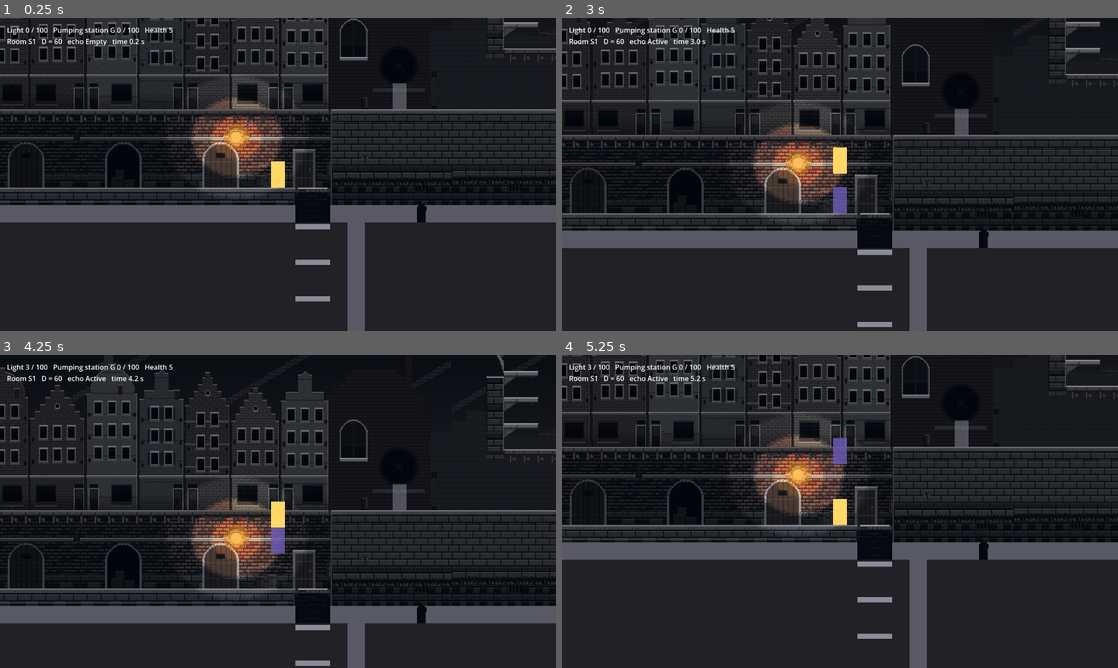
Above: before the commit, frames 1-4 (two rows, left to right).
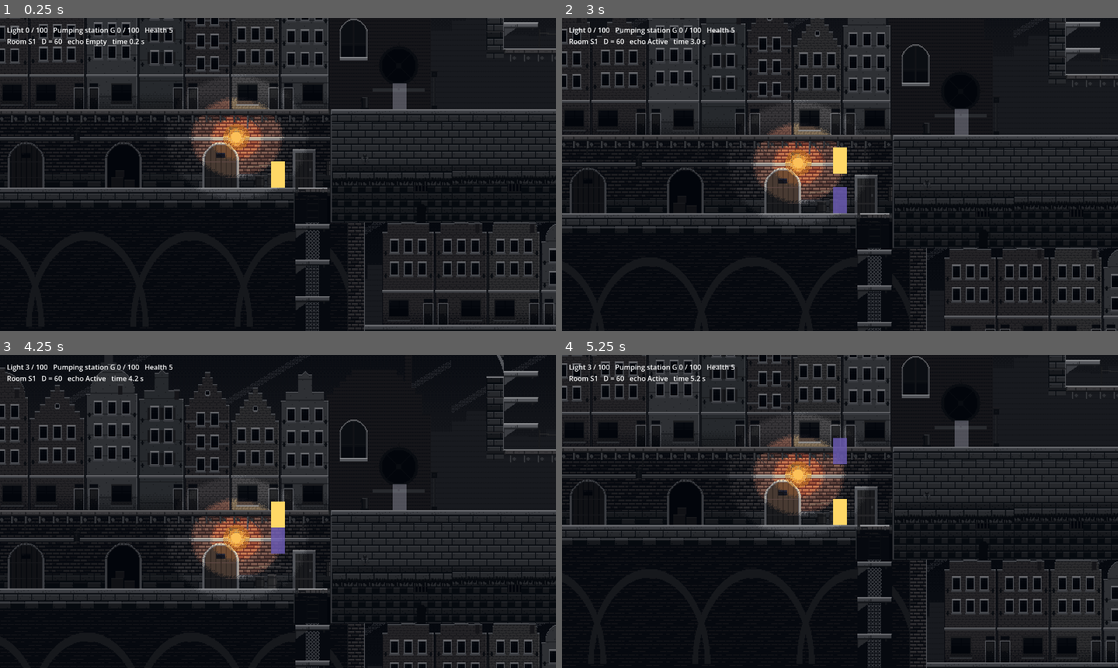
Above: after the commit, the same moments.

Repository: cesarvangerwen-glitch/echoborn
Game: Godot game, scene res://levels/kadewijk/kadewijk.tscn
Two runs of this game, one before a commit and one after it. Both use one fixed random seed, a clock stepped at 60 frames per second and the inputs below. This scene is started directly instead of the project's main scene.
Inputs (mouse positions are in pixels of both pictures, inside the frame that each line leads up to):
- Up to frame 1 (0.25 s): no input
- Up to frame 2 (3 s): tap Enter (p2_join) at 0.5, 2.75 s; move the mouse to (962, 158) at 0.52 s; hold D 0.53-1.25 s; tap E (p1_attack) at 0.6 s; click (962, 158) at 0.67 s; tap Space at 0.77, 2 s; drag from (728, 190) to (734, 64) at 1.27 s; move the mouse to (895, 105) at 2.02 s; hold A 2.03-2.75 s; tap Ctrl (p2_attack) at 2.1 s; drag from (812, 237) to (673, 127) at 2.77 s
- Up to frame 3 (4.25 s): move the mouse to (444, 558) at 3.52 s; hold D from 3.53 s (still down); hold Backspace (p2_leave) from 3.53 s (still down); tap Space at 3.77 s
- Up to frame 4 (5.25 s): release D at 4.25 s; release Backspace (p2_leave) at 4.25 s; drag from (673, 464) to (756, 433) at 4.27 s; move the mouse to (867, 511) at 5.02 s; hold D from 5.03 s (still down); tap 2 at 5.1 s; click (867, 511) at 5.17 s

The runs differ from the first frame. In frame 1, 26% of the frame differs, in the area x 0-100%, y 59-100%; in frame 2, 21%; in frame 3, 13%; in frame 4, 24%.

Commit message:
[technical-artist] Art-koppeling deel 5: S8 en S9, deuren en hoogwater als vaste stukken, fps_vol rad (#226)
- S8 en S9 krijgen een node Art (lagen uit het manifest; S9 4160 px, één
  Sprite2D per laag). In S8 gaan de placeholders Spuigat1/2 uit.
- Vaste stukken (DeurLinks, DeurRechts, Hoogwater) zijn zichtbaar zolang hun
  blok collision heeft (set_door, START_OPEN, s = 2 ook na laden).
- De eenrichtingsstukken van S9 per D komen via het manifest.
- Rad: fps_vol (6) zodra het gemaal vol is (set_vol in kadewijk_object.gd).
- test_kadewijk_art.gd: S8/S9 bij D = 60/90/120/180; blokken met een vast
  stuk vallen buiten de kolomregel van speelvlak (hun stuk wordt in 2b
  getoetst), START_OPEN begint zonder collision; deuren S8, hoogwater S9
  (dicht, s = 2, save 200 en 100), rad fps/fps_vol.

Co-Authored-By: Claude Opus 5.5 <noreply@anthropic.com>
Claude-Session: https://claude.ai/code/session_01L3XQzdriNtvnGNbD7MXBzF

Diff:
--- a/game/levels/kadewijk/kadewijk_art.gd
+++ b/game/levels/kadewijk/kadewijk_art.gd
@@ -21,6 +21,10 @@
 ##   linksboven op het blok met dezelfde naam uit `Layout.blocks(kamer_id, D)`,
 ##   met `region` = de maat van het blok, begrensd tot de texture. Geen blok bij
 ##   deze D (het B3-blok bij D ≤ 60): geen stuk. Na `Speelvlak` in de boom, z −10.
+##   Een stuk is zichtbaar zolang zijn blok collision heeft (deel 5 §12.2: de
+##   deuren van S8 via `Kadewijk.set_door`, `DeurRechts` begint open
+##   (`Layout.START_OPEN`); het `Hoogwater` van S9 gaat weg bij `s = 2`, ook na
+##   laden). Dat volgt `_process` uit het blok, zonder signaal van de GP.
 ## - Extra lagen (manifest `kamers.<naam>.extra`, deel 4 §11.3: in S6
 ##   `gemaal_aan` voor trap 1): een `Sprite2D` met die naam, linksboven op de
 ##   kamer, z uit het manifest, standaard uit. `set_extra(naam, aan)` zet hem;
@@ -216,8 +220,23 @@
 		map.add_child(np)
 
 
+## De vaste stukken volgen de collision van hun blok (deuren, hoogwater).
+func _process(_delta: float) -> void:
+	_volg_blokken()
+
+
+func _volg_blokken() -> void:
+	var blokken := get_parent().get_node_or_null(^"Blokken") if get_parent() else null
+	if blokken == null:
+		return
+	for sprite in _vaste_stukken():
+		var body := blokken.get_node_or_null(NodePath(String(sprite.name))) as CollisionObject2D
+		sprite.visible = body != null and body.collision_layer != 0
+
+
 ## Na de `_ready` van de inhoud (die bouwt de blokken pas dan).
 func _verberg_placeholders() -> void:
+	_volg_blokken()
 	var blokken := get_parent().get_node_or_null(^"Blokken") if get_parent() else null
 	if blokken != null:
 		for body in blokken.get_children():
--- a/game/levels/kadewijk/kadewijk_object.gd
+++ b/game/levels/kadewijk/kadewijk_object.gd
@@ -9,6 +9,8 @@
 ## - `speel(reeks, na)`: de frames van `reeks` op `fps` uit het manifest, daarna
 ##   frame `na` (of weg bij `na < 0`).
 ## - `lus(aan)`: alle frames rond, op `fps` (het rad).
+## - `set_vol(vol)`: op `fps_vol` uit het manifest in plaats van `fps` (het rad
+##   als het gemaal vol is, deel 5 §12.2); zonder `fps_vol` verandert er niets.
 ## - `set_staat()`: `grijs` / `half` / `kleur`, zoals `KadewijkArt.set_staat`
 ##   (die roept dit aan voor alle objecten in de groep `GROEP` onder zijn kamer).
 ##
@@ -32,6 +34,10 @@
 var frame_nu := -1
 var _frames: Array = []
 var _frametijd := 1.0 / 12.0
+var _fps := 12.0
+var _fps_vol := 12.0
+## Draait het object op `fps_vol` (`set_vol`)?
+var vol := false
 var _klok := 0.0
 var _reeks: Array = []
 var _na := -1
@@ -50,7 +56,9 @@
 	if obj.is_empty():
 		push_error("KadewijkObject: onbekende soort '%s'" % soort)
 	_frames = obj.get("frames", [])
-	_frametijd = 1.0 / float(obj.get("fps", 12))
+	_fps = float(obj.get("fps", 12))
+	_fps_vol = float(obj.get("fps_vol", _fps))
+	_frametijd = 1.0 / (_fps_vol if vol else _fps)
 	z_index = int(obj.get("z_index", 0))
 	centered = false
 	region_enabled = true
@@ -71,6 +79,16 @@
 		return
 	staat = nieuw
 	texture = load(KadewijkArt.DIR + bestand)
+
+
+func set_vol(p_vol: bool) -> void:
+	vol = p_vol
+	_frametijd = 1.0 / (_fps_vol if vol else _fps)
+
+
+## Frames per seconde nu (`fps` of `fps_vol`).
+func fps_nu() -> float:
+	return 1.0 / _frametijd
 
 
 func aantal_frames() -> int:
--- a/game/levels/kadewijk/kadewijk_objecten.gd
+++ b/game/levels/kadewijk/kadewijk_objecten.gd
@@ -16,7 +16,8 @@
 ##   niet gelezen, geen andere dekking, maat of timing.
 ## - `gemaal_rad` (96 × 96, middelpunt op het gemaal): frame 0 tot de eerste
 ##   pompslag die water pompt (`fill > 0`; een slag zonder licht pompt niets),
-##   daarna draait hij rond op `fps`.
+##   daarna draait hij rond op `fps`, en op `fps_vol` (6) zodra het gemaal vol
+##   is (`is_full()`, trap 1; ook na laden).
 ## - `sluisklep` (cel 64 × 16, de klep van 60 × 10 op 2 px van links): op de
 ##   sluis, frame 0 dicht, frame 1 open (`gemaal.sluice_open`, ook na laden).
 ## - de laag `gemaal_aan` van `Art` (trap 1): aan als het gemaal vol is en de
@@ -118,6 +119,7 @@
 	if _gemaal == null:
 		return
 	rad.lus(_gemaal.fill > 0 or _gemaal.is_full())
+	rad.set_vol(_gemaal.is_full())
 	if sluisklep != null:
 		sluisklep.toon(1 if _gemaal.sluice_open else 0)
 	var art := get_parent()
--- a/game/levels/kadewijk/s8_machinehal.tscn
+++ b/game/levels/kadewijk/s8_machinehal.tscn
@@ -1,12 +1,48 @@
-[gd_scene load_steps=3 format=3]
+[gd_scene load_steps=8 format=3]
 
 [ext_resource type="Script" path="res://levels/kadewijk/kadewijk_inhoud.gd" id="1_inhoud"]
 [ext_resource type="Script" path="res://scripts/objects/staat_vlag.gd" id="2_vlag"]
+[ext_resource type="Script" path="res://levels/kadewijk/kadewijk_art.gd" id="10_art"]
+[ext_resource type="Texture2D" uid="uid://bbyyaqunshglb" path="res://art/wereld/kadewijk/s8_machinehal_achter_grijs.png" id="11_achter"]
+[ext_resource type="Texture2D" uid="uid://bkabdx23wik8d" path="res://art/wereld/kadewijk/s8_machinehal_midden_grijs.png" id="12_midden"]
+[ext_resource type="Texture2D" uid="uid://c8ueuk3ul3k6s" path="res://art/wereld/kadewijk/s8_machinehal_speelvlak_grijs.png" id="13_speelvlak"]
+[ext_resource type="Texture2D" uid="uid://b0avl1ukcew7k" path="res://art/wereld/kadewijk/s8_machinehal_licht_grijs.png" id="14_licht"]
 
 [node name="S8Inhoud" type="Node2D"]
 position = Vector2(-4480, -540)
 script = ExtResource("1_inhoud")
 kamer_id = &"S8"
+
+[node name="Art" type="Node2D" parent="."]
+texture_filter = 1
+script = ExtResource("10_art")
+kamer_id = &"S8"
+naam = "s8_machinehal"
+verberg = Array[NodePath]([NodePath("../Spuigat1"), NodePath("../Spuigat2")])
+
+[node name="Achter" type="Sprite2D" parent="Art"]
+z_index = -30
+position = Vector2(4160, 360)
+texture = ExtResource("11_achter")
+centered = false
+
+[node name="Midden" type="Sprite2D" parent="Art"]
+z_index = -20
+position = Vector2(4160, 360)
+texture = ExtResource("12_midden")
+centered = false
+
+[node name="Speelvlak" type="Sprite2D" parent="Art"]
+z_index = -10
+position = Vector2(4160, 360)
+texture = ExtResource("13_speelvlak")
+centered = false
+
+[node name="Licht" type="Sprite2D" parent="Art"]
+z_index = -5
+position = Vector2(4160, 360)
+texture = ExtResource("14_licht")
+centered = false
 
 [node name="PlekGemaalmeester" type="Polygon2D" parent="."]
 position = Vector2(4480, 680)
--- a/game/levels/kadewijk/s9_lage_kade.tscn
+++ b/game/levels/kadewijk/s9_lage_kade.tscn
@@ -6,11 +6,46 @@
 [ext_resource type="Script" path="res://levels/kadewijk/kadewijk_schaduwklep.gd" id="20_schaduwklep"]
 [ext_resource type="Script" path="res://levels/kadewijk/kadewijk_luikbeeld.gd" id="21_luikbeeld"]
 [ext_resource type="Script" path="res://scripts/objects/pickup.gd" id="30_pickup"]
+[ext_resource type="Script" path="res://levels/kadewijk/kadewijk_art.gd" id="10_art"]
+[ext_resource type="Texture2D" uid="uid://br1f53l7mpyvo" path="res://art/wereld/kadewijk/s9_lage_kade_achter_grijs.png" id="11_achter"]
+[ext_resource type="Texture2D" uid="uid://caae1senu8ci6" path="res://art/wereld/kadewijk/s9_lage_kade_midden_grijs.png" id="12_midden"]
+[ext_resource type="Texture2D" uid="uid://blv1jlq5q641t" path="res://art/wereld/kadewijk/s9_lage_kade_speelvlak_grijs.png" id="13_speelvlak"]
+[ext_resource type="Texture2D" uid="uid://dyisdf18pyacu" path="res://art/wereld/kadewijk/s9_lage_kade_licht_grijs.png" id="14_licht"]
 
 [node name="S9Inhoud" type="Node2D"]
 position = Vector2(-2080, -540)
 script = ExtResource("1_inhoud")
 kamer_id = &"S9"
+
+[node name="Art" type="Node2D" parent="."]
+texture_filter = 1
+script = ExtResource("10_art")
+kamer_id = &"S9"
+naam = "s9_lage_kade"
+
+[node name="Achter" type="Sprite2D" parent="Art"]
+z_index = -30
+position = Vector2(0, 360)
+texture = ExtResource("11_achter")
+centered = false
+
+[node name="Midden" type="Sprite2D" parent="Art"]
+z_index = -20
+position = Vector2(0, 360)
+texture = ExtResource("12_midden")
+centered = false
+
+[node name="Speelvlak" type="Sprite2D" parent="Art"]
+z_index = -10
+position = Vector2(0, 360)
+texture = ExtResource("13_speelvlak")
+centered = false
+
+[node name="Licht" type="Sprite2D" parent="Art"]
+z_index = -5
+position = Vector2(0, 360)
+texture = ExtResource("14_licht")
+centered = false
 
 [node name="Paar1A" type="Node2D" parent="."]
 position = Vector2(1060, 623)
--- a/game/tests/test_kadewijk_art.gd
+++ b/game/tests/test_kadewijk_art.gd
@@ -30,6 +30,12 @@
 ##   hetzelfde beeld voor P1 en de echo**, het rad (stil tot de eerste slag, dan
 ##   rond), de sluisklep (dicht, open na `t_v`) en de laag `gemaal_aan` (aan bij
 ##   een vol gemaal zolang de staat niet `kleur` is). In S7 de sokkel.
+## - Deel 5 (§12.4): S8 en S9 zitten in de collisiontest (de stukken van S9 per
+##   D op hun blok). Blokken met een vast stuk (de deuren, het hoogwater, B3)
+##   tekent hun stuk, niet `speelvlak`; een blok dat open begint
+##   (`Layout.START_OPEN`) heeft dan geen collision en zijn stuk is weg. De
+##   deuren van S8 en het hoogwater van S9 volgen `set_door`, het hoogwater ook
+##   na laden (vulstand 200). Het rad draait op `fps_vol` als het gemaal vol is.
 ##
 ## Leest de PNG's voor de pixelcontrole met `Image.load_from_file` (de bron,
 ## niet de importcache); de sprites zelf laden via de import (CI: `--import`).
@@ -43,8 +49,11 @@
 
 const DS := [60, 90, 120, 180]
 const KAMERS := {&"S1": "s1_kade_ingang", &"S2": "s2_kadegang", &"S3": "s3_vismarkt", &"S4": "s4_brugkloof",
-	&"S5": "s5_sluiswachtershuis", &"S6": "s6_gemaalplein", &"S7": "s7_sluiskelder"}
+	&"S5": "s5_sluiswachtershuis", &"S6": "s6_gemaalplein", &"S7": "s7_sluiskelder",
+	&"S8": "s8_machinehal", &"S9": "s9_lage_kade"}
 const Schaduwklep = preload("res://levels/kadewijk/kadewijk_schaduwklep.gd")
+const GameState = preload("res://scripts/save/game_state.gd")
+const AreaLoader = preload("res://scripts/world/area_loader.gd")
 const KadewijkObject = preload("res://levels/kadewijk/kadewijk_object.gd")
 const Luikbeeld = preload("res://levels/kadewijk/kadewijk_luikbeeld.gd")
 const LUIK_KAMERS := {&"S7": "res://levels/kadewijk/s7_sluiskelder.tscn", &"S9": "res://levels/kadewijk/s9_lage_kade.tscn"}
@@ -65,10 +74,12 @@
 		return 0
 
 
-func _wijk(t, d: int, start: StringName, stil := false) -> Array:
+func _wijk(t, d: int, start: StringName, stil := false, state: GameState = null) -> Array:
 	var progress := Progress.new()
 	progress.name = "TestProgress"
 	t.tree.root.add_child(progress)
+	if state != null:
+		progress.adopt(state, -1)
 	# V-01 (besluit LGD #252): wie voorbij de sokkel (S7) begint, heeft de Neerslag al.
 	if start == &"S8" or start == &"S9":
 		Kadewijk.give_neerslag(progress.state)
@@ -170,12 +181,18 @@
 		var soort: String = eenrichting["blokken"].get("%s/%s" % [id, body.name], "")
 		if soort != "":
 			stukken[String(body.name)] = [rect, soort, (body.get_child(0) as CollisionShape2D).one_way_collision]
+		elif KadewijkArt.manifest().get("vaste_stukken", {}).has("%s/%s" % [id, body.name]):
+			pass  # getekend door zijn vaste stuk (2b), niet door `speelvlak` (deuren, hoogwater, B3)
 		elif rect.end.y > room.position.y:
 			vast.append(rect)
 		for child in body.get_children():
 			if child is Polygon2D:
 				t.check(not (child as Polygon2D).visible, "%s: placeholder van %s staat nog aan" % [tag, body.name])
-		t.check(body.collision_layer != 0, "%s: collision van %s is uit" % [tag, body.name])
+		# Een blok dat open begint (`Layout.START_OPEN`, de `DeurRechts` van S8) heeft bij de start geen collision.
+		if Layout.START_OPEN.has(String(body.name)):
+			t.check(body.collision_layer == 0, "%s: %s begint open, maar heeft collision" % [tag, body.name])
+		else:
+			t.check(body.collision_layer != 0, "%s: collision van %s is uit" % [tag, body.name])
 	t.check(n_bodies == Layout.blocks(id, d).size(), "%s: %d blokken, layout %d" % [tag, n_bodies, Layout.blocks(id, d).size()])
 
 	# 2b. Vaste stukken per D liggen op hun blok.
@@ -203,6 +220,7 @@
 		t.check(sprite.global_position.is_equal_approx(rect.position) and not sprite.centered, "%s %s: stuk op %s, blok op %s" % [tag, blok, sprite.global_position, rect.position])
 		t.check(sprite.region_enabled and sprite.region_rect == want, "%s %s: region %s, verwacht %s" % [tag, blok, sprite.region_rect, want])
 		t.check(_z(sprite) == -10 and vaste_map.get_index() > art.get_node(^"Speelvlak").get_index(), "%s %s: z %d of niet na Speelvlak" % [tag, blok, _z(sprite)])
+		t.check(sprite.visible == (body.collision_layer != 0), "%s %s: stuk zichtbaar %s, collision %d" % [tag, blok, sprite.visible, body.collision_layer])
 		var boven := 0
 		for x in int(want.size.x):
 			boven += 1 if img.get_pixel(x, 0).a > 0.0 else 0
@@ -272,7 +290,7 @@
 		t.check(z > -10 and z < -5, "%s %s: z %d, verwacht tussen speelvlak (−10) en licht (−5)" % [tag, blok, z])
 
 
-## S1–S7 (start in die kamer) bij elke D: lagen geladen, op de collision.
+## S1–S9 (start in die kamer) bij elke D: lagen geladen, op de collision.
 func test_kadewijk_art_op_collision(t) -> void:
 	for d: int in DS:
 		for id: StringName in KAMERS:
@@ -543,6 +561,7 @@
 	t.check(reeksen["p1"] == reeksen["echo"], "S6: pompslag van de echo wijkt af van P1: %s tegen %s" % [reeksen["echo"], reeksen["p1"]])
 	t.check(gemaal.fill > 0 and gemaal.strokes.size() == 2, "S6: pompslagen niet geteld (fill %d)" % gemaal.fill)
 	t.check(rad.speelt(), "S6: rad draait niet na de eerste pompslag")
+	t.check(not rad.vol and is_equal_approx(rad.fps_nu(), float(KadewijkArt.manifest()["objecten"]["gemaal_rad"]["fps"])), "S6: rad vult op %s fps, verwacht fps" % rad.fps_nu())
 	var rad_frames: Array = await _volg_frames(t, [rad], 60)
 	t.check(rad_frames[0].size() >= 8, "S6: rad draait %s in 1 s, verwacht alle 8 frames" % [rad_frames[0]])
 
@@ -550,6 +569,11 @@
 	gemaal.restore_state(100, true)
 	await t.tree.process_frame
 	t.check(sluis.frame_nu == 1 and sluis.region_rect == _frame("sluisklep", 1), "S6: sluisklep na t_v frame %d" % sluis.frame_nu)
+	var rad_m: Dictionary = KadewijkArt.manifest()["objecten"]["gemaal_rad"]
+	t.check(rad.speelt() and rad.vol and is_equal_approx(rad.fps_nu(), float(rad_m["fps_vol"])), "S6: rad bij een vol gemaal op %s fps, verwacht fps_vol %s" % [rad.fps_nu(), rad_m["fps_vol"]])
+	var vol_frames: Array = await _volg_frames(t, [rad], 60)
+	var stappen: int = vol_frames[0].size() - 1
+	t.check(stappen >= int(rad_m["fps_vol"]) - 1 and stappen <= int(rad_m["fps_vol"]), "S6: rad vol %d frames in 1 s, verwacht %s" % [stappen, rad_m["fps_vol"]])
 	t.check(extra != null and extra.visible, "S6: gemaal_aan uit bij een vol gemaal in grijs")
 	art.set_staat("half")
 	await t.tree.process_frame
@@ -581,3 +605,49 @@
 		t.check(sokkel.frame_nu == 0 and sokkel.region_rect == _frame("sokkel", 0), "S7: sokkel uit, frame %d" % sokkel.frame_nu)
 	t.check(not (inhoud.get_node(^"Sokkel") as CanvasItem).visible, "S7: placeholder Sokkel staat aan")
 	await _free(t, parts)
+
+
+## S8: de deuren als vaste stukken volgen `set_door` (DeurRechts begint open).
+func test_kadewijk_art_deuren_s8(t) -> void:
+	var parts := _wijk(t, 60, &"S8", true)
+	await t.tree.physics_frame
+	await t.tree.process_frame
+	var wijk = parts[0]
+	var map: Node = wijk.loader.kamers[&"S8"].inhoud_node.get_node_or_null(^"Art/VasteStukken")
+	var links := map.get_node_or_null(^"DeurLinks") as Sprite2D if map else null
+	var rechts := map.get_node_or_null(^"DeurRechts") as Sprite2D if map else null
+	t.check(links != null and rechts != null, "S8: deuren ontbreken als vaste stukken")
+	if links == null or rechts == null:
+		await _free(t, parts)
+		return
+	t.check(links.visible and not rechts.visible, "S8 start: DeurLinks %s (dicht), DeurRechts %s (open)" % [links.visible, rechts.visible])
+	t.check(wijk.set_door(&"S8", "DeurRechts", true), "S8: set_door DeurRechts")
+	await t.tree.process_frame
+	t.check(rechts.visible, "S8: DeurRechts dicht (BOSS_START), stuk niet zichtbaar")
+	wijk.set_door(&"S8", "DeurLinks", false)
+	await t.tree.process_frame
+	t.check(not links.visible, "S8: DeurLinks open (BOSS_VERSLAGEN), stuk nog zichtbaar")
+	await _free(t, parts)
+
+
+## S9: het hoogwater is dicht tot `s = 2` (set_door), en uit een save met vulstand 200 meteen weg.
+func test_kadewijk_art_hoogwater_s9(t) -> void:
+	for geval: String in ["dicht", "s2", "save200", "save100"]:
+		var state: GameState = null
+		if geval.begins_with("save"):
+			state = GameState.new()
+			state.set_gemaal(AreaLoader.object_flag(&"S6", ^"Gemaal", Kadewijk.GEBIED), 200 if geval == "save200" else 100, true)
+		var parts := _wijk(t, 60, &"S9", true, state)
+		await t.tree.physics_frame
+		await t.tree.process_frame
+		var wijk = parts[0]
+		var stuk := wijk.loader.kamers[&"S9"].inhoud_node.get_node_or_null(^"Art/VasteStukken/Hoogwater") as Sprite2D
+		t.check(stuk != null, "S9 %s: geen vast stuk Hoogwater" % geval)
+		if stuk != null:
+			if geval == "s2":
+				wijk.hoogwater_open_tick = wijk.sim.tick
+				wijk._update_hoogwater(wijk.sim.tick)
+				await t.tree.process_frame
+			var open: bool = geval == "s2" or geval == "save200"
+			t.check(stuk.visible == not open and wijk.hoogwater_open == open, "S9 %s: hoogwater-stuk zichtbaar %s, open %s" % [geval, stuk.visible, wijk.hoogwater_open])
+		await _free(t, parts)
Not shown: 1 places in game/levels/kadewijk/s9_lage_kade.tscn that only renumber resources
